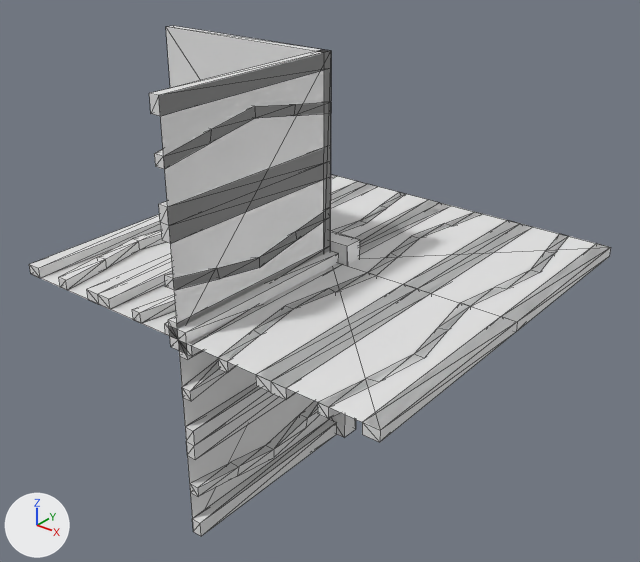
The OBJ model Data/bmc/tiles/t_156.obj as it was, and as the next commit left it.
Both versions are drawn from a 50 mm camera at (1.205, -1.546, 0.892) aimed at (-0.006, -0.033, -0.046). Arrows for +X, +Y and +Z are at lower left; the lights stay in place. Mesh edges are drawn as thin lines. Where no turn or scale is listed for an object, it has been applied to the vertices.

Objects in the first picture: 't_156'.
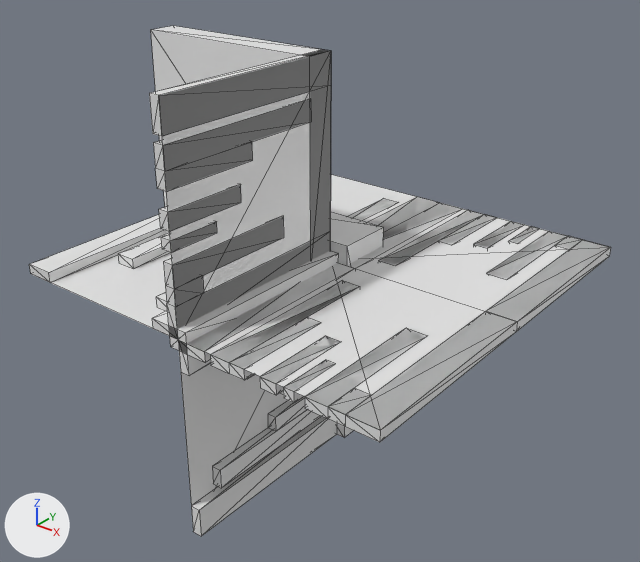
The edits, one by one:
me_t_156 is used by ob_t_156; location (0.0, 0.0, 0.0).
me_t_156 had 388 vertices, 767 faces and spanned x -0.5..0.5, y -0.5..0.5, z -0.5..0.5.
me_t_156 now has 340 vertices, 623 faces and spans x -0.5..0.5, y -0.5..0.5, z -0.5..0.5.
me_t_156 part 1: a new loose piece, a box spanning x -0.025..0.0, y -0.5..-0.3, z 0.237..0.277.
me_t_156 part 2: a new loose piece, a box spanning x -0.025..0.0, y -0.5..-0.374, z 0.193..0.218.
me_t_156 part 3: a new loose piece, a box spanning x 0.282..0.307, y 0.374..0.5, z -0.025..0.0.
me_t_156 part 4: a new loose piece, a box spanning x 0.282..0.307, y -0.5..-0.374, z -0.025..0.0.
me_t_156 part 5: a new loose piece, a box spanning x 0.223..0.263, y 0.3..0.5, z -0.025..0.0.
me_t_156 part 6: a new loose piece, a box spanning x 0.223..0.263, y -0.5..-0.3, z -0.025..0.0.
me_t_156 part 7: the loose piece of 38 vertices spanning x -0.138..-0.071, y -0.5..0.5, z -0.025..0.025 is rebuilt with 25 vertices and now spans x -0.182..-0.092, y -0.429..0.429, z -0.025..0.025.
me_t_156 part 8: the loose piece of 36 vertices spanning x 0.071..0.138, y -0.5..0.5, z -0.025..0.0 is rebuilt with 14 vertices and now spans x 0.092..0.182, y -0.5..-0.071, z -0.025..0.0.
me_t_156 part 9: the loose piece of 21 vertices spanning x -0.287..-0.213, y -0.5..0.5, z -0.025..0.025 is rebuilt with 14 vertices and now spans x -0.263..-0.223, y -0.2..0.2, z -0.025..0.025.
me_t_156 part 10: the loose piece of 20 vertices spanning x 0.0..0.025, y -0.5..0.0, z -0.429..-0.362 is rebuilt with 14 vertices and now spans x 0.0..0.025, y -0.429..0.0, z -0.408..-0.318.
me_t_156 part 11: the loose piece of 20 vertices spanning x -0.025..0.0, y -0.5..0.0, z 0.363..0.429 is rebuilt with 14 vertices and now spans x -0.025..0.0, y -0.5..-0.071, z 0.318..0.408.
me_t_156 part 12: a new loose piece of 14 vertices spanning x 0.092..0.182, y 0.071..0.5, z -0.025..0.0.
me_t_156 part 13: the loose piece of 12 vertices spanning x 0.0..0.025, y -0.5..0.0, z -0.287..-0.212 is deleted.
me_t_156 part 14: the loose piece of 12 vertices spanning x -0.025..0.0, y -0.5..0.0, z 0.213..0.288 is deleted.
me_t_156 part 15: 192 vertices removed from x -0.5..0.463, y -0.5..0.5, z -0.5..0.5; 130 vertices added at x -0.5..0.425, y -0.5..0.5, z -0.5..0.5.

What differs and where, as boxes [x1, y1, x2, y2] in the pictures (640 x 562 px; the box of a moved part takes in the faces that stretch with it):
part 1 of me_t_156, added: after [159, 184, 241, 232]
part 2 of me_t_156, added: after [161, 222, 217, 253]
part 3 of me_t_156, added: after [509, 227, 538, 243]
part 4 of me_t_156, added: after [283, 366, 323, 403]
part 5 of me_t_156, added: after [474, 222, 523, 248]
part 6 of me_t_156, added: after [260, 336, 340, 395]
part 7 of me_t_156, rebuilt (12% narrower, 14% shorter): before [132, 192, 406, 323]; after [156, 199, 397, 311]
part 8 of me_t_156, rebuilt (43% narrower, 38% shorter): before [218, 212, 482, 373]; after [210, 281, 360, 380]
part 9 of me_t_156, rebuilt (not visible afterwards): before [87, 184, 363, 309]
part 10 of me_t_156, rebuilt: before [190, 401, 319, 497]; after [212, 397, 321, 488]
part 11 of me_t_156, rebuilt (11% narrower, 37% taller): before [154, 102, 331, 169]; after [153, 99, 311, 191]
part 12 of me_t_156, added: after [379, 210, 496, 266]
part 13 of me_t_156, deleted: before [185, 383, 286, 460]
part 14 of me_t_156, deleted: before [159, 145, 331, 244]
part 15 of me_t_156, moved or reshaped: before [29, 26, 610, 536]; after [29, 26, 609, 536]
